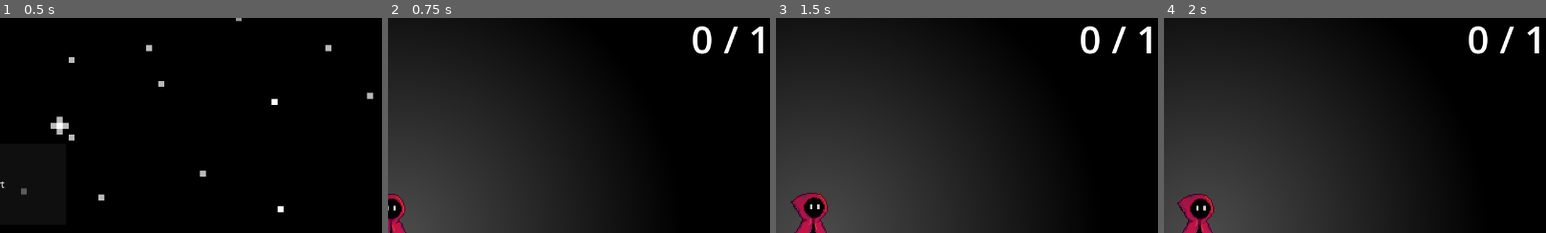
Above: before the commit, frames 1-4 (left to right).
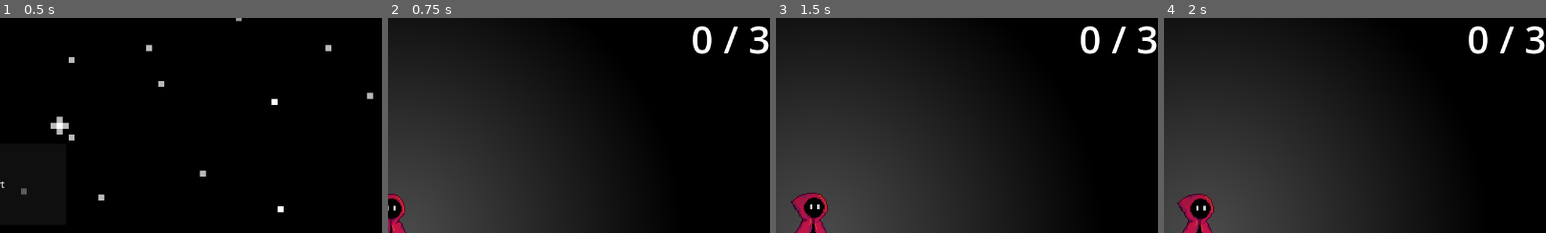
Above: after the commit, the same moments.

Repository: bk23miner/Maskape
Game: Godot game, scene res://scenes/main.tscn
Two runs of this game, one before a commit and one after it. Both use one fixed random seed, a clock stepped at 60 frames per second and the inputs below. The engine's default icon, where the game draws it, is replaced by a stand-in: a white triangle on a blue panel in a dark square.
Inputs:
- Up to frame 1 (0.5 s): no input
- Up to frame 2 (0.75 s): click "Start" at 0.5 s
- Up to frame 3 (1.5 s): hold D (right) from 1.28 s (still down); tap Shift (dash) at 1.35 s
- Up to frame 4 (2 s): keep holding D (right)
The pictures show only the part of the screen within x 50-100%, y 1-51%; the shares and areas given below are measured in that part.

Frame 1 is identical in both runs. In frame 2, 0.4% of the frame differs, in the area x 94-100%, y 3-17%; in frame 3, 0.4%; in frame 4, 0.4%.

Commit message:
add audio effects

Diff:
--- a/assets/sounds/new_audio_stream.tres
+++ /dev/null
@@ -1,3 +0,0 @@
-[gd_resource type="AudioStream" format=3 uid="uid://co355i8jp66rf"]
-
-[resource]
--- a/default_bus_layout.tres
+++ b/default_bus_layout.tres
@@ -1,9 +1,18 @@
 [gd_resource type="AudioBusLayout" format=3 uid="uid://c3yqqx5gsphen"]
 
+[sub_resource type="AudioEffectReverb" id="AudioEffectReverb_j3pel"]
+resource_name = "Reverb"
+room_size = 0.1
+damping = 0.77
+spread = 0.3
+wet = 0.09
+
 [resource]
-bus/1/name = &"New Bus"
+bus/1/name = &"Effects"
 bus/1/solo = false
 bus/1/mute = false
 bus/1/bypass_fx = false
-bus/1/volume_db = 0.0
+bus/1/volume_db = -0.030508041
 bus/1/send = &"Master"
+bus/1/effect/0/effect = SubResource("AudioEffectReverb_j3pel")
+bus/1/effect/0/enabled = true
--- a/scenes/character.tscn
+++ b/scenes/character.tscn
@@ -3,6 +3,8 @@
 [ext_resource type="Script" uid="uid://o8ra0xf7gjee" path="res://scripts/character.gd" id="1_rkhd4"]
 [ext_resource type="SpriteFrames" uid="uid://cw45sfxvso2nn" path="res://assets/character/walking.tres" id="2_rkhd4"]
 [ext_resource type="Shader" uid="uid://bpet5xui58o8m" path="res://assets/shader/vignette.gdshader" id="3_lrhn5"]
+[ext_resource type="AudioStream" uid="uid://dnij8prgbp2ab" path="res://assets/sounds/walk1.wav" id="4_dp8ca"]
+[ext_resource type="AudioStream" uid="uid://bbvmgujek6q0l" path="res://assets/sounds/walk2.wav" id="5_0lw5n"]
 
 [sub_resource type="CircleShape2D" id="CircleShape2D_rkhd4"]
 radius = 5.0
@@ -30,6 +32,12 @@
 func _process(delta: float) -> void:
 	pass
 "
+
+[sub_resource type="AudioStreamPlaylist" id="AudioStreamPlaylist_2cgup"]
+fade_time = 0.0
+stream_count = 2
+stream_0 = ExtResource("4_dp8ca")
+stream_1 = ExtResource("5_0lw5n")
 
 [node name="Character" type="CharacterBody2D" unique_id=1676013416 groups=["player"]]
 script = ExtResource("1_rkhd4")
@@ -72,5 +80,8 @@
 [node name="target" type="Node2D" parent="." unique_id=1381367847]
 position = Vector2(12, -11)
 
+[node name="AudioStreamPlayer2D" type="AudioStreamPlayer2D" parent="." unique_id=338548201]
+stream = SubResource("AudioStreamPlaylist_2cgup")
+
 [connection signal="timeout" from="dash_timer" to="." method="finish_dash"]
 [connection signal="timeout" from="cooldown" to="." method="finish_cooldown"]
--- a/scenes/mask_piece.tscn
+++ b/scenes/mask_piece.tscn
@@ -2,6 +2,7 @@
 
 [ext_resource type="Script" uid="uid://cklwxkvhid82e" path="res://scripts/mask_piece.gd" id="1_6o1re"]
 [ext_resource type="Texture2D" uid="uid://65hljlqvvl13" path="res://assets/stuff/maskpiece.png" id="2_6o1re"]
+[ext_resource type="AudioStream" uid="uid://da0oamk00mysa" path="res://assets/sounds/collect.wav" id="3_f8ijw"]
 
 [sub_resource type="CircleShape2D" id="CircleShape2D_6o1re"]
 radius = 22.203604
@@ -17,4 +18,8 @@
 shape = SubResource("CircleShape2D_6o1re")
 debug_color = Color(0.7492903, 0.46064168, 5.7756904e-07, 0.41960785)
 
+[node name="AudioStreamPlayer2D" type="AudioStreamPlayer2D" parent="." unique_id=35688991]
+stream = ExtResource("3_f8ijw")
+bus = &"Effects"
+
 [connection signal="body_entered" from="." to="." method="_on_body_entered"]
--- a/scenes/world1.tscn
+++ b/scenes/world1.tscn
@@ -24,10 +24,10 @@
 
 [node name="Hud" parent="." unique_id=1519614959 instance=ExtResource("4_6u51x")]
 
-[node name="MaskPiece2" parent="." unique_id=1950714941 instance=ExtResource("3_scryw")]
+[node name="MaskPiece2" parent="." unique_id=1950714941 groups=["mask_piece"] instance=ExtResource("3_scryw")]
 position = Vector2(271, -81)
 
-[node name="MaskPiece3" parent="." unique_id=1986901176 instance=ExtResource("3_scryw")]
+[node name="MaskPiece3" parent="." unique_id=1986901176 groups=["mask_piece"] instance=ExtResource("3_scryw")]
 position = Vector2(391, -83)
 
 [node name="MapTemplate" type="Sprite2D" parent="." unique_id=576823213]
--- a/scripts/character.gd
+++ b/scripts/character.gd
@@ -25,6 +25,7 @@
 	move_and_slide()
 
 	if velocity.length_squared()>0:
+		$AudioStreamPlayer2D.play()
 		var direction = velocity.angle_to(Vector2(1, 0))
 		#rechts
 		if direction <= PI/4.0 and direction >=-PI/4.0:
@@ -45,6 +46,7 @@
 			#print("test")
 	else:
 		play_idle()
+		$AudioStreamPlayer2D.stop()
 
 func play_idle():
 	match last_direction:
--- a/scripts/mask_piece.gd
+++ b/scripts/mask_piece.gd
@@ -32,3 +32,4 @@
 				count += 1
 		if count < 1:
 			collected_by_player = true
+			$AudioStreamPlayer2D.play()
Not shown, added: assets/sounds/collect.wav.import
Not shown, added: assets/sounds/opening-and-closing-creaky-door-30907.mp3.import
Not shown, added: assets/sounds/walk1.wav.import
Not shown, added: assets/sounds/walk2.wav.import
Not shown, added: assets/sounds/walk3.wav.import
Not shown, added: assets/sounds/collect.wav
Not shown, added: assets/sounds/opening-and-closing-creaky-door-30907.mp3
Not shown, added: assets/sounds/walk1.wav
Not shown, added: assets/sounds/walk2.wav
Not shown, added: assets/sounds/walk3.wav
